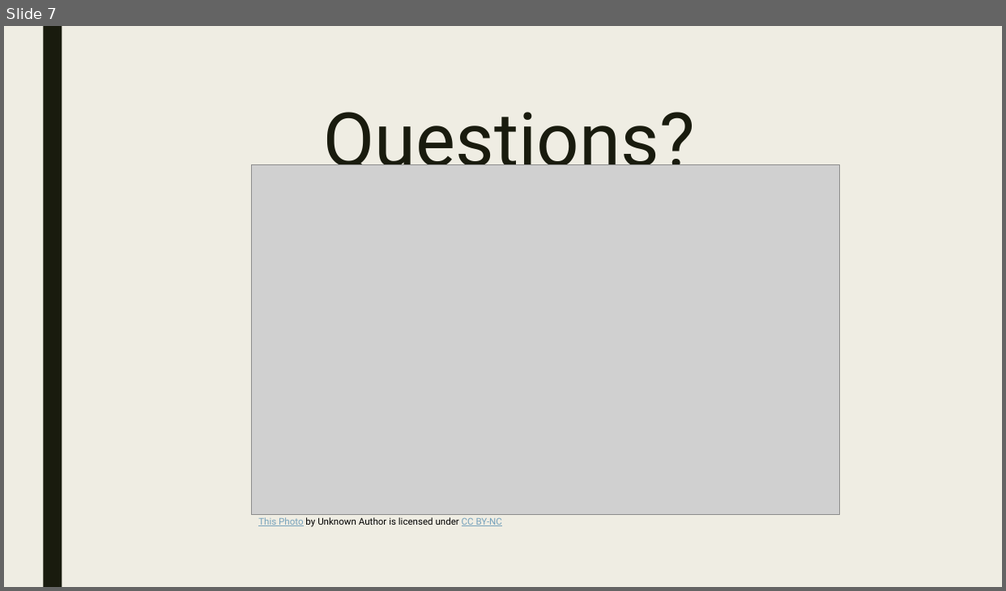
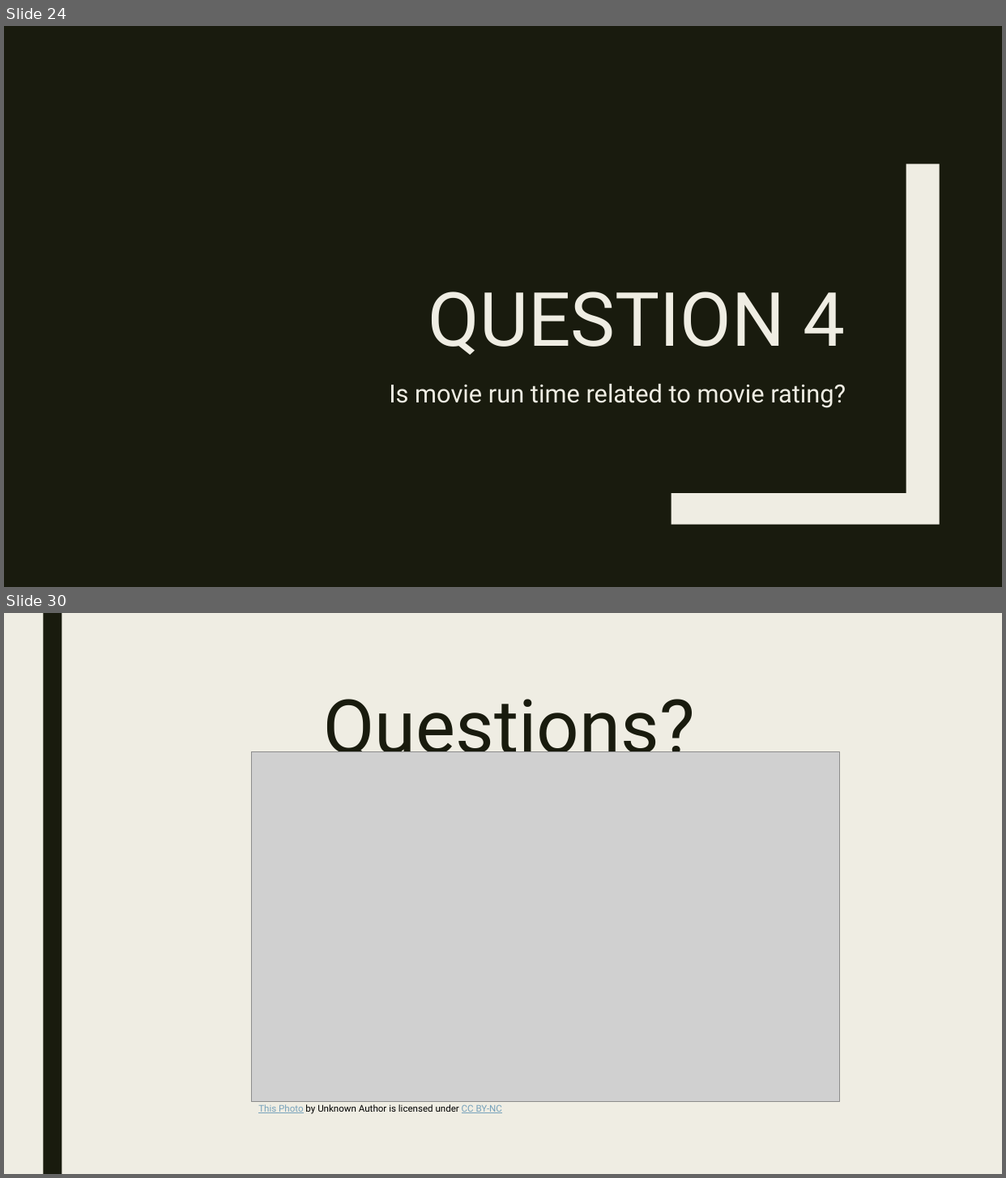
Before and after one commit to Zannyo/data-project-1, a slide deck: Presentation.pptx. Shown one above the other, each under a label of ours: slide 7 before the commit, slides 24 and 30 after it; the slides between them are not shown. The pictures are 1006x591 and 1006x1178 pixels, drawn with LibreOffice and Linux fonts; fonts in the diff are those of the drawing; grey boxes stand for pictures. Boxes give left, top, right and bottom in pixels: in the first picture for what was removed or moved away, otherwise in the second. Text is boxed around its words. In the diff, an @@ line names an element or a change of style, - is before the commit and + after.

```diff
--- a/Presentation.pptx
+++ b/Presentation.pptx
@@ slide 24 added at box(4, 26, 1002, 587), background #191B0E @@
@@ freeform shape added at box(671, 164, 940, 525), fill #EFEDE3 @@
@@ title added at box(428, 292, 846, 355), 72 pt, text #EFEDE3 @@
+QUESTION 4
@@ text added at box(389, 384, 846, 408), 24 pt, text #EFEDE3 @@
+Is movie run time related to movie rating?
@@ what was slide 7 is now slide 30 @@
```
Also in this commit, not shown: 5 slides changed, 23 other slides added, 1 slide removed, 2 other files.
